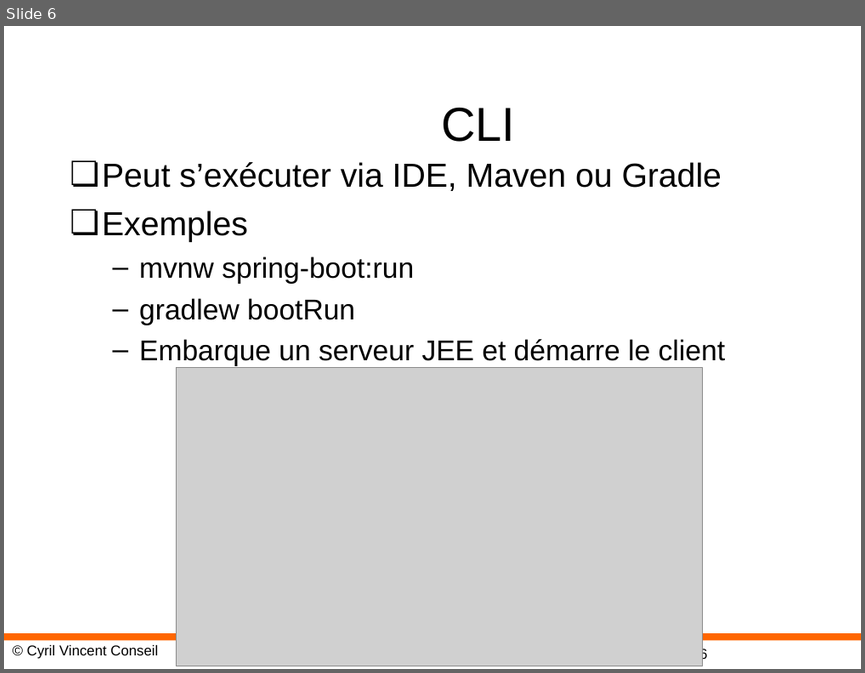
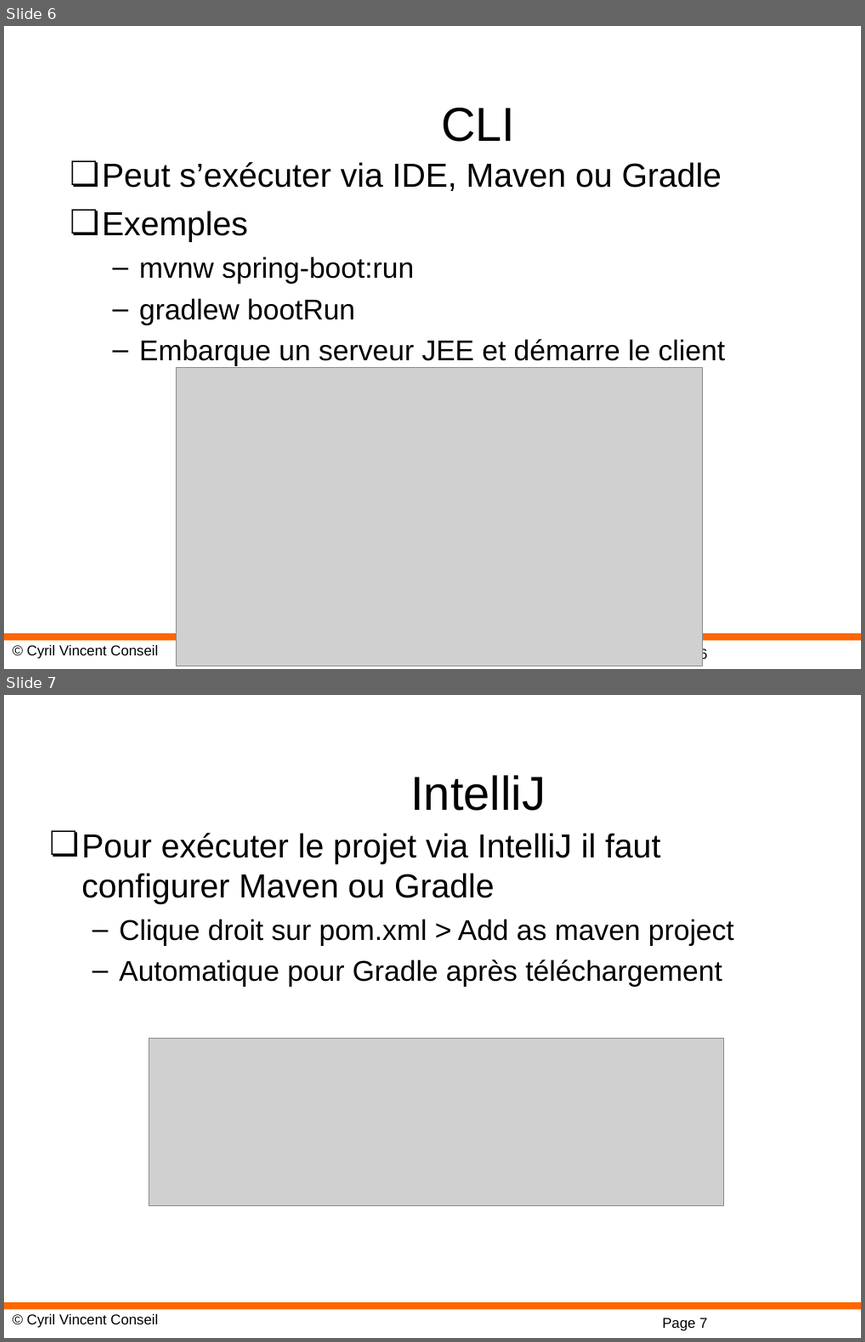
Before and after one commit to cyrilvincent/spring, a slide deck: ppt/03-SpringBoot.ppt. Shown one above the other, each under a label of ours: slide 6 before the commit, slides 6 and 7 after it. The pictures are 865x673 and 865x1342 pixels, drawn with LibreOffice and Linux fonts; fonts in the diff are those of the drawing; grey boxes stand for pictures; background and template pictures are left out. Boxes give left, top, right and bottom in pixels: in the first picture for what was removed or moved away, otherwise in the second. Text is boxed around its words. In the diff, an @@ line names an element or a change of style, - is before the commit and + after.

```diff
--- a/ppt/03-SpringBoot.ppt
+++ b/ppt/03-SpringBoot.ppt
@@ slide 7 added at (4, 695, 861, 1338), background #FFFFFF; not listed: 3 template elements that a slide beside it also shows @@
@@ title added at (410, 775, 545, 811), 40 pt, text #000000 @@
+IntelliJ
@@ text added at (81, 833, 734, 987), 24 pt, text #000000 @@
+❏ Pour exécuter le projet via IntelliJ il faut configurer Maven ou Gradle
+  – Clique droit sur pom.xml > Add as maven project
+  – Automatique pour Gradle après téléchargement
@@ picture added at (148, 1038, 724, 1206) @@
```
Also in this commit, not shown: 19 other files.
